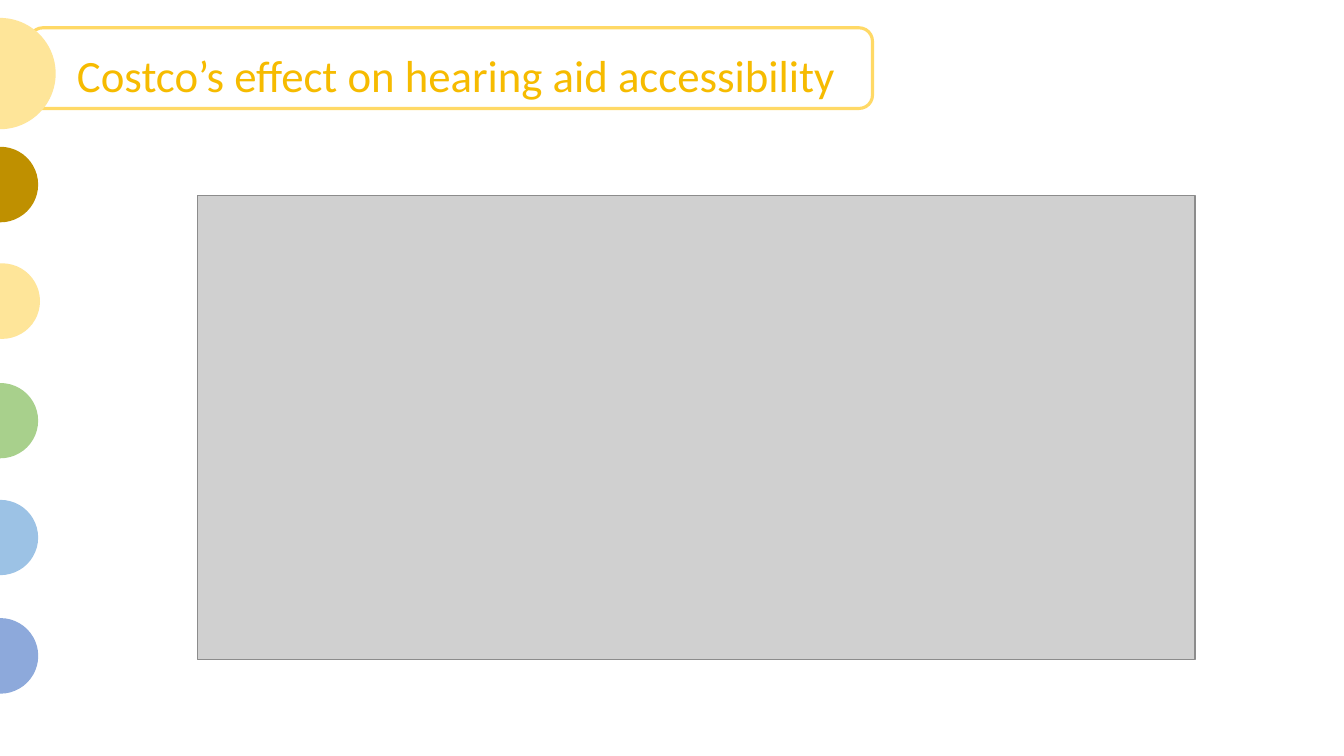
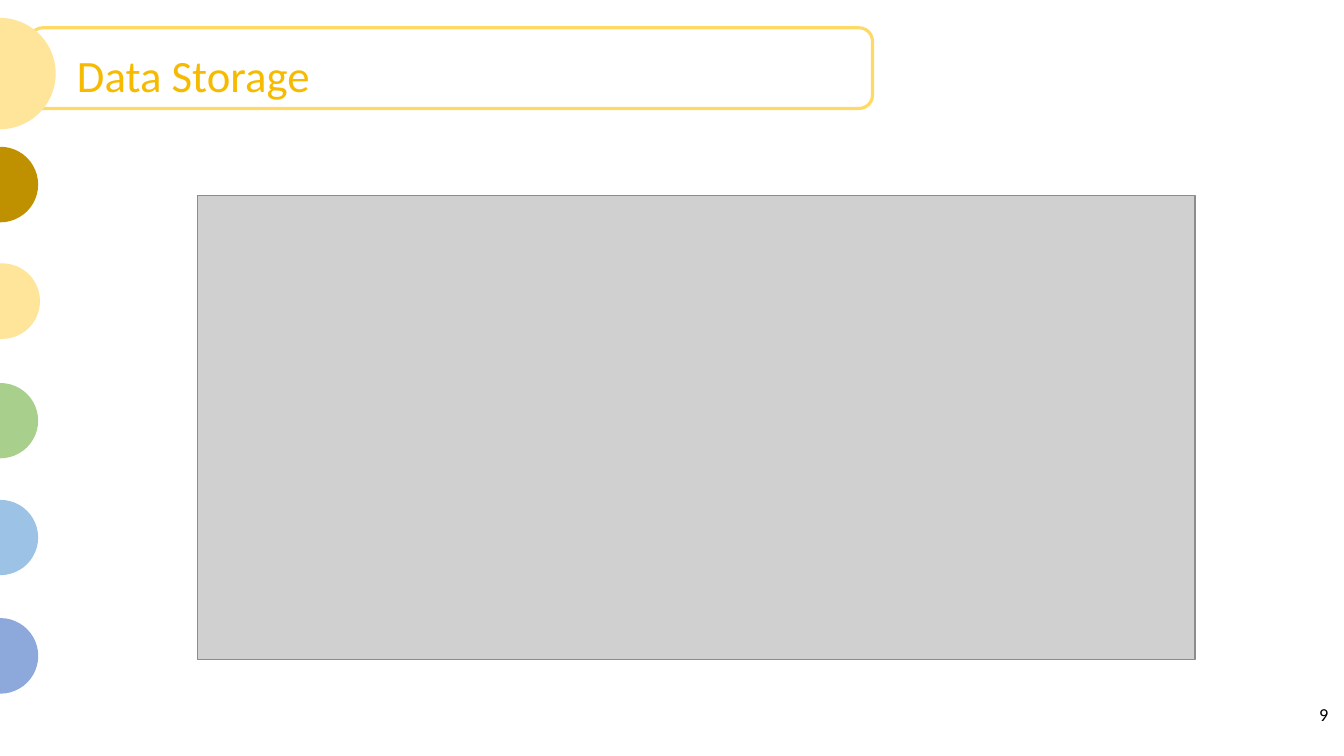
Before and after one commit to JaxWil24/Hearing_Aid_Accessibility, a slide deck: slide 9 of Presentation/FP_Powerpoint.pptx (slide 10 before the commit). Drawn at 1344x756 pixels with LibreOffice and Linux fonts; fonts in the diff are those of the drawing; grey boxes stand for pictures. Boxes give left, top, right and bottom in pixels: in the first picture for what was removed or moved away, otherwise in the second. Text is boxed around its words. In the diff, an @@ line names an element or a change of style, - is before the commit and + after.

```diff
--- a/Presentation/FP_Powerpoint.pptx
+++ b/Presentation/FP_Powerpoint.pptx
@@ text at (41, 48, 157, 111): text changed @@
-Costco’s effect on hearing aid accessibility
+Data Storage
@@ page number added at (1319, 709, 1328, 721), 13 pt, text #000000 @@
+9
```
Also in this commit, not shown: 14 other slides changed, 1 slide removed.
